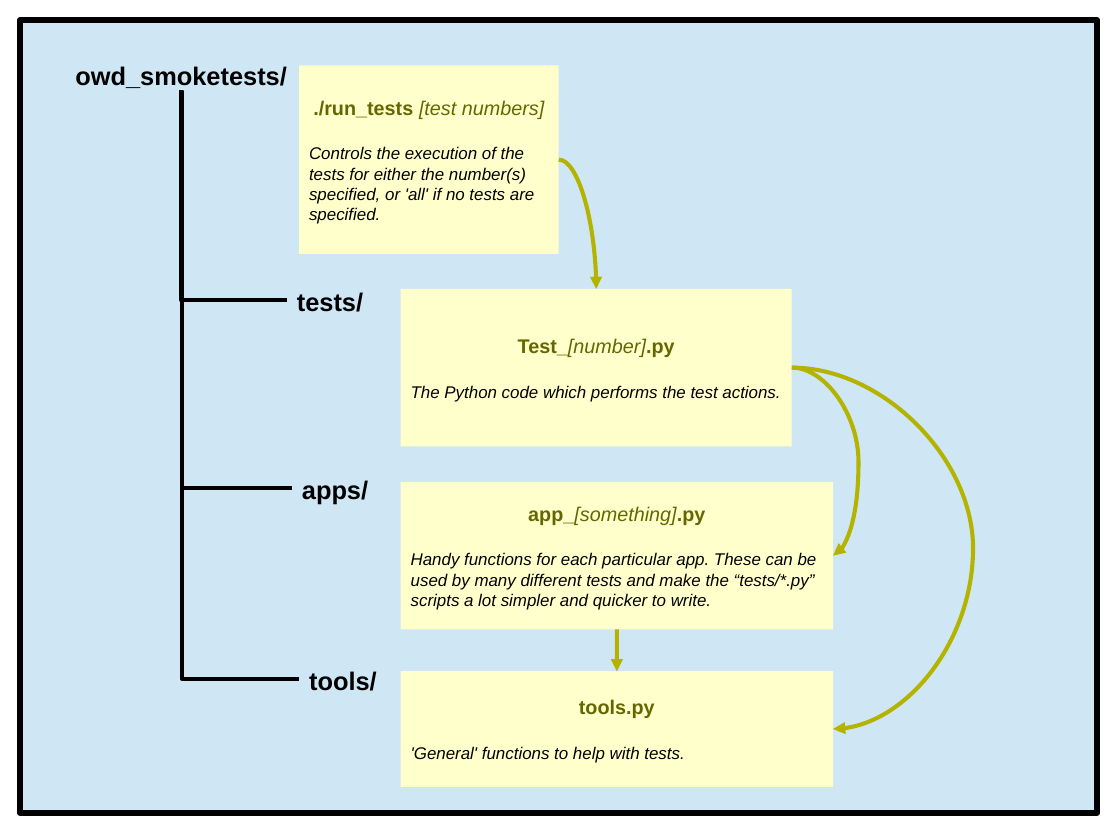
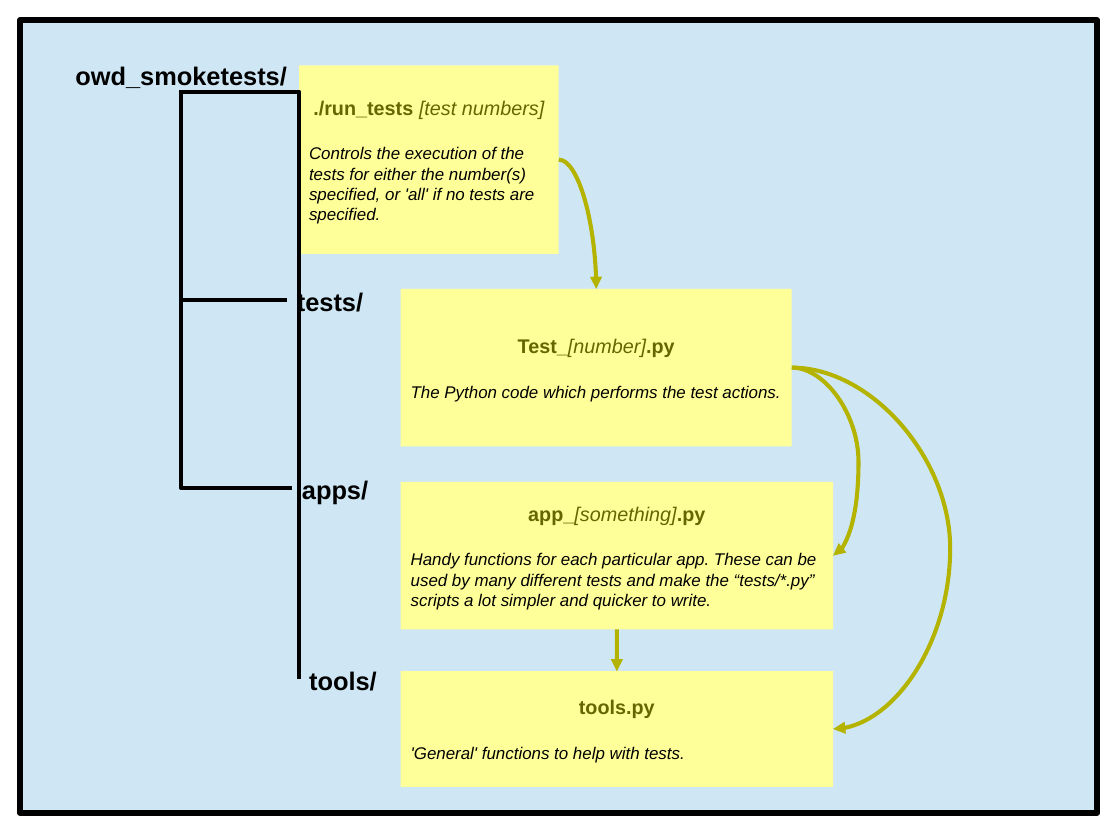
Before and after one commit to roydude2/owd_smoketests, a slide deck: slide 5 of docs/Overview.odp (slide 3 before the commit). Drawn at 1120x840 pixels with LibreOffice and Linux fonts; fonts in the diff are those of the drawing. Boxes give left, top, right and bottom in pixels: in the first picture for what was removed or moved away, otherwise in the second. Text is boxed around its words. In the diff, an @@ line names an element or a change of style, - is before the commit and + after.

```diff
--- a/docs/Overview.odp
+++ b/docs/Overview.odp
@@ elbow line (179, 91) - (292, 488): route changed @@
@@ elbow line (179, 91) - (299, 679): route changed @@
@@ curved arrow (792, 368) - (833, 730): route changed @@
@@ fill #FFFFCC to #FFFF99 in 4 elements at [299, 65, 559, 254], [400, 289, 792, 446], [400, 482, 833, 629], [400, 672, 833, 788] @@
```
Also in this commit, not shown: 5 slides added, 1 slide removed, 2 other files.
